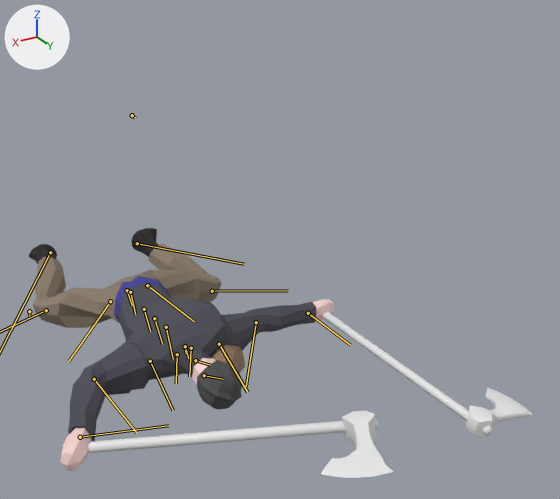
A saved change to the FBX model Utangard/Assets/Animations/Units/axeman.FBX.
Rendered twice from a 50 mm camera at (1.1, 4.35, 1.85) aimed at (-0.52, 1.64, 0.5). Arrows for +X, +Y and +Z are at upper left; the lights stay in place. Both versions are drawn at frame 410 of the action 'Take 001'; the numbers are the values there. The bones that bend it are drawn over the model as lines.

In view in the first picture: 'Axe_Beard', 'Mesh_Axe', 'Mesh_Axe001', 'body'.
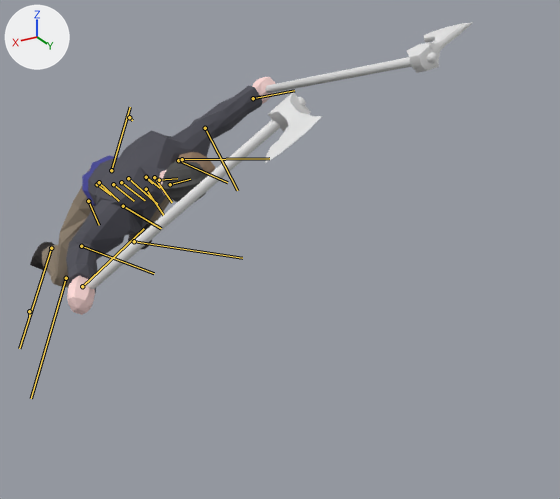
Commit message: Axeman Animation Updated

ob_dummy002 is not drawn itself; it is the parent of ob_mesh_axe001.
ob_dummy001 is not drawn itself; it is the parent of ob_mesh_axe.

Where the change shows, as pixel boxes (x1, y1, x2, y2) in the pictures (560 x 499 px):
'body', posed (19% narrower)
    before: (29, 228, 334, 471)
    after: (30, 77, 276, 315)
'Mesh_Axe', posed (23% narrower, 187% taller)
    before: (88, 410, 394, 478)
    after: (87, 92, 322, 289)
'Mesh_Axe001', posed (44% shorter)
    before: (323, 312, 534, 439)
    after: (265, 22, 473, 93)
'Axe_Beard', posed (10% wider, 22% shorter)
    before: (197, 345, 245, 409)
    after: (162, 152, 215, 202)
bone 'Base HumanPelvis', root to tip
    before: (127, 290) to (132, 305)
    after: (97, 184) to (111, 195)
bone 'Base HumanRThigh', root to tip
    before: (110, 301) to (68, 361)
    after: (88, 201) to (99, 225)
bone 'Base HumanLUpperarm', root to tip
    before: (219, 344) to (247, 392)
    after: (178, 160) to (227, 182)
bone 'Base HumanRArmUpperarm', root to tip
    before: (150, 361) to (173, 410)
    after: (123, 206) to (161, 228)
bone 'Base HumanLLegThigh', root to tip
    before: (147, 285) to (194, 321)
    after: (111, 170) to (130, 107)
bone 'Base HumanLLegCalf', root to tip
    before: (212, 291) to (288, 290)
    after: (182, 159) to (269, 158)
bone 'Base HumanLLegFoot', root to tip
    before: (137, 243) to (244, 264)
    after: (134, 241) to (242, 258)

The edits, one by one:
Bone 'Base HumanPelvis' (bone_base_humanpelvis) moves from (-34.7, -43.1, 0.0) to (-17.1, -30.7, 0.0).
Bone 'Base HumanPelvis' (bone_base_humanpelvis) turns from (-170, 1, -81) to (-139, -2, -64) degrees about its own x, y and z.
Bone 'Base HumanRThigh' (bone_base_humanrthigh) turns from (76, -33, 6) to (46, -56, 40) degrees about its own x, y and z.
Bone 'Base HumanRCalf' (bone_base_humanrcalf) turns from (0, -1, -54) to (1, -1, -80) degrees about its own x, y and z.
Bone 'Base HumanRFoot' (bone_base_humanrfoot) turns from (-23, 13, -58) to (6, -9, -56) degrees about its own x, y and z.
Bone 'Base HumanLUpperarm' (bone_base_humanlupperarm) turns from (-41, -19, -6) to (-40, -20, -6) degrees about its own x, y and z.
Bone 'Base HumanRArmUpperarm' (bone_base_humanrarmupperarm) turns from (61, 5, 12) to (60, 6, 12) degrees about its own x, y and z.
Bone 'Base HumanLLegThigh' (bone_base_humanllegthigh) turns from (-14, 58, 65) to (-49, 48, 72) degrees about its own x, y and z.
Bone 'Base HumanLLegCalf' (bone_base_humanllegcalf) turns from (-1, 1, -93) to (-1, 1, -96) degrees about its own x, y and z.
Bone 'Base HumanLLegFoot' (bone_base_humanllegfoot) turns from (-9, 6, -34) to (53, 25, -25) degrees about its own x, y and z.
